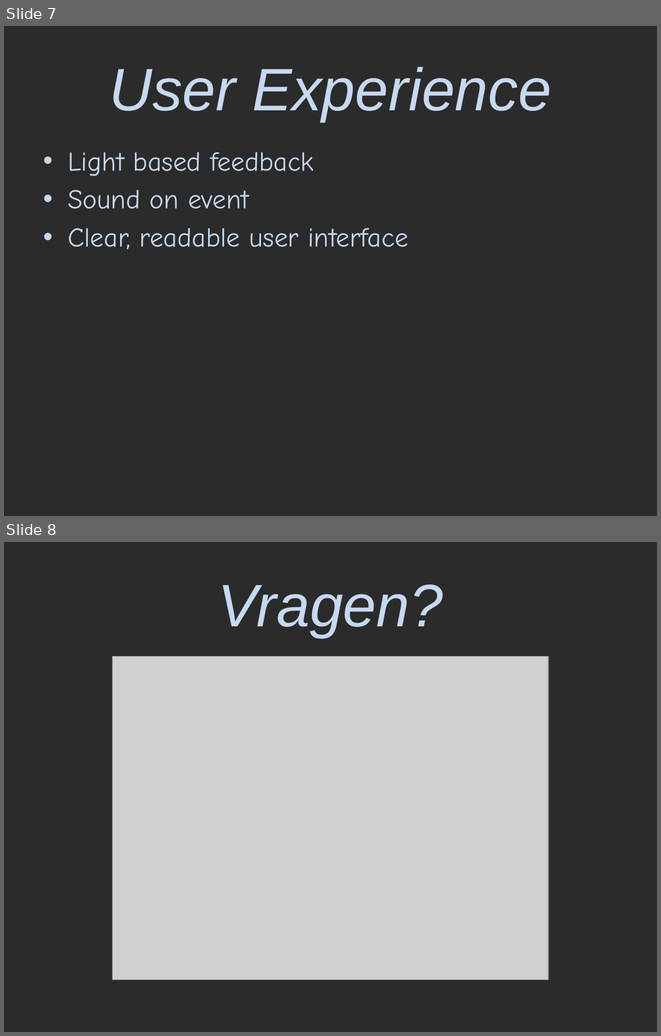
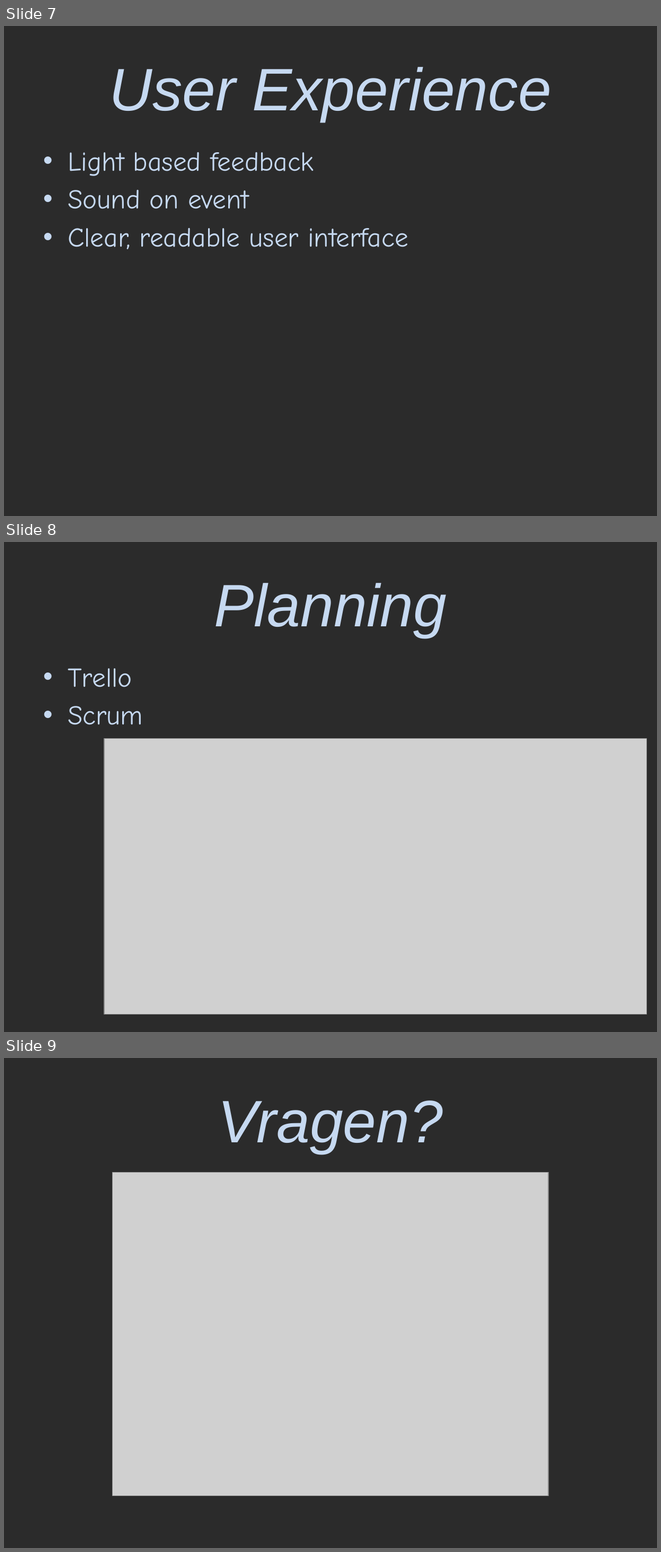
Before and after one commit to FrankBoshoff/P5-Chess-Defence, a slide deck: Concept Presentatie.pptx. Shown one above the other, each under a label of ours: slides 7 and 8 before the commit, slides 7, 8 and 9 after it. The pictures are 661x1036 and 661x1552 pixels, drawn with LibreOffice and Linux fonts; fonts in the diff are those of the drawing; grey boxes stand for pictures; background and template pictures are left out; a plain dark background stands for a picture behind light text. Boxes give left, top, right and bottom in pixels: in the first picture for what was removed or moved away, otherwise in the second. Text is boxed around its words. In the diff, an @@ line names an element or a change of style, - is before the commit and + after.

```diff
--- a/Concept Presentatie.pptx
+++ b/Concept Presentatie.pptx
@@ slide 8 added at (4, 542, 657, 1032), background picture (left out) @@
@@ title added at (214, 583, 447, 637), 66 pt, text #C6D9F1, italic @@
+Planning
@@ text added at (68, 668, 143, 725), 30 pt, text #C6D9F1 @@
+• Trello
+• Scrum
@@ picture added at (105, 739, 647, 1014) @@
@@ what was slide 8 is now slide 9 @@
```
Also in this commit, not shown: 2 slides changed.
